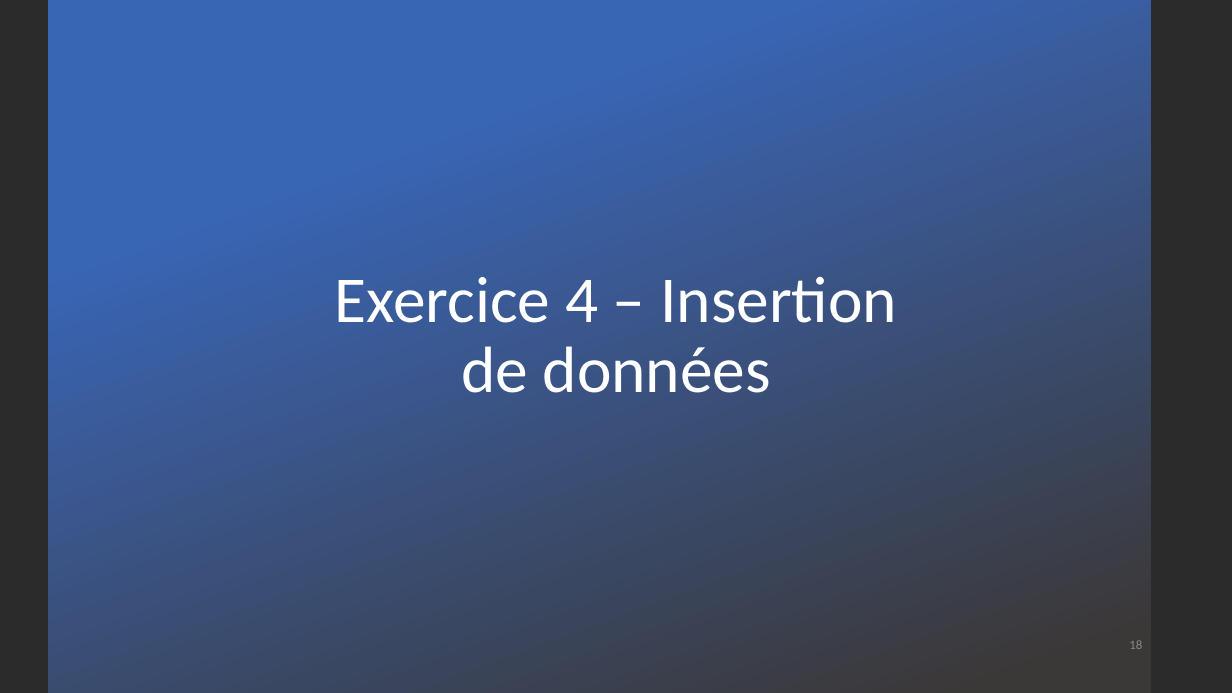
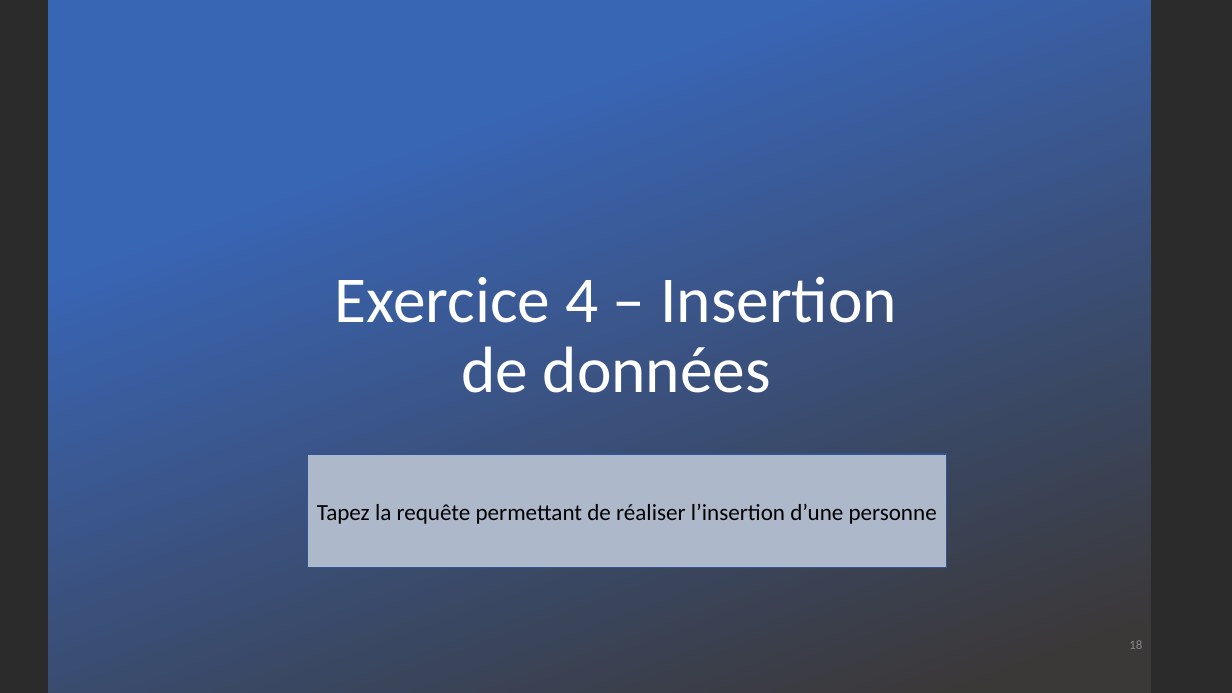
Before and after one commit to DylanMielot/FormationFormateur, a slide deck: slide 18 of Formation de formateur.pptx. Drawn at 1232x693 pixels with LibreOffice and Linux fonts; fonts in the diff are those of the drawing; background and template pictures are left out; a plain dark background stands for a picture behind light text. Boxes give left, top, right and bottom in pixels: in the first picture for what was removed or moved away, otherwise in the second. Text is boxed around its words. In the diff, an @@ line names an element or a change of style, - is before the commit and + after.

```diff
--- a/Formation de formateur.pptx
+++ b/Formation de formateur.pptx
@@ rectangle added at bbox=[308, 454, 946, 567], fill #ADB9CA, outline #325491 1 pt, 18 pt, text #000000 @@
+Tapez la requête permettant de réaliser l’insertion d’une personne
```
Also in this commit, not shown: 13 other slides changed, 1 slide added, 2 slides removed, 1 other file.
